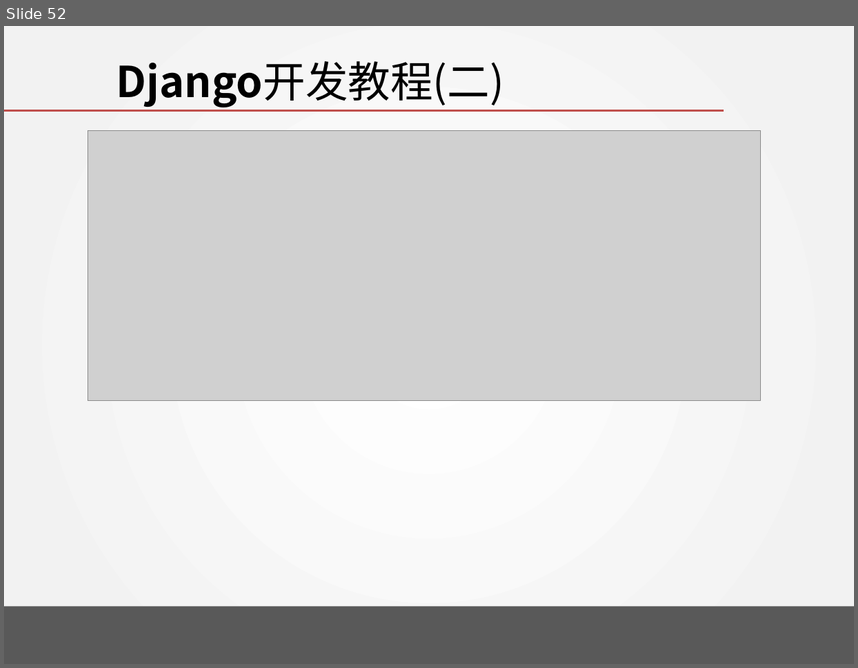
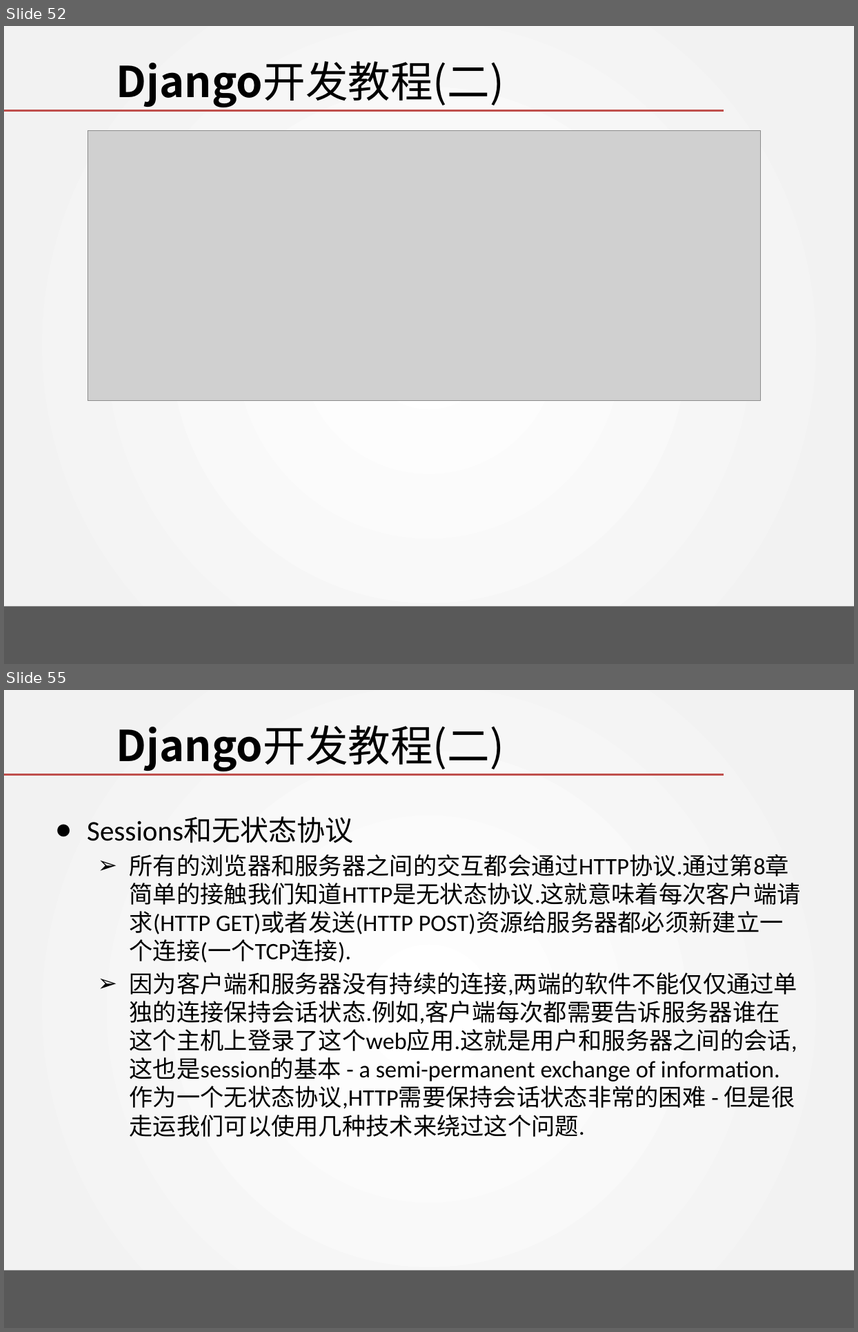
Before and after one commit to wangjin0818/Creative_Experiment, a slide deck: week 05/Tango with Django - II.pptx. Shown one above the other, each under a label of ours: slide 52 before the commit, slides 52 and 55 after it; the slides between them are not shown. The pictures are 858x668 and 858x1332 pixels, drawn with LibreOffice and Linux fonts; fonts in the diff are those of the drawing; grey boxes stand for pictures; background and template pictures are left out. Boxes give left, top, right and bottom in pixels: in the first picture for what was removed or moved away, otherwise in the second. Text is boxed around its words. In the diff, an @@ line names an element or a change of style, - is before the commit and + after.

```diff
--- a/week 05/Tango with Django - II.pptx
+++ b/week 05/Tango with Django - II.pptx
@@ slide 55 added at (x1=4, y1=690, x2=854, y2=1328), background gradient #FFFFFF to #F2F2F2; not listed: 2 template elements that a slide beside it also shows @@
@@ title added at (x1=116, y1=725, x2=505, y2=771), 36 pt, text #000000 @@
+Django开发教程(二)
@@ text added at (x1=87, y1=817, x2=801, y2=1136), 20 pt, text #000000 @@
+● Sessions和无状态协议
+  ➢ 所有的浏览器和服务器之间的交互都会通过HTTP协议.通过第8章简单的接触我们知道HTTP是无状态协议.这就意味着每次客户端请求(HTTP GET)或者发送(HTTP POST)资源给服务器都必须新建立一个连接(一个TCP连接).
+  ➢ 因为客户端和服务器没有持续的连接,两端的软件不能仅仅通过单独的连接保持会话状态.例如,客户端每次都需要告诉服务器谁在这个主机上登录了这个web应用.这就是用户和服务器之间的会话,这也是session的基本 - a semi-permanent exchange of information.作为一个无状态协议,HTTP需要保持会话状态非常的困难 - 但是很走运我们可以使用几种技术来绕过这个问题.
```
Also in this commit, not shown: 5 slides changed, 21 other slides added.
